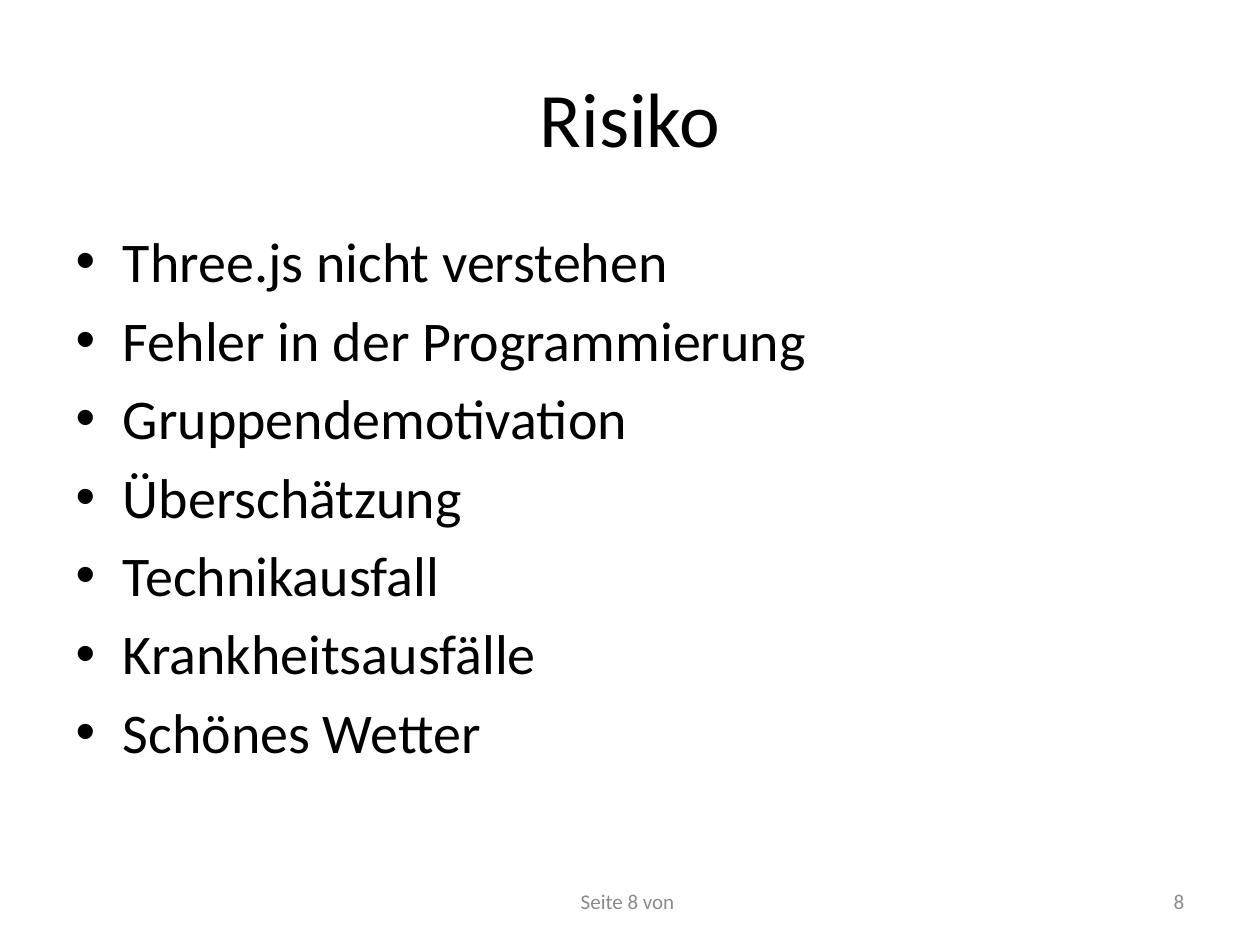
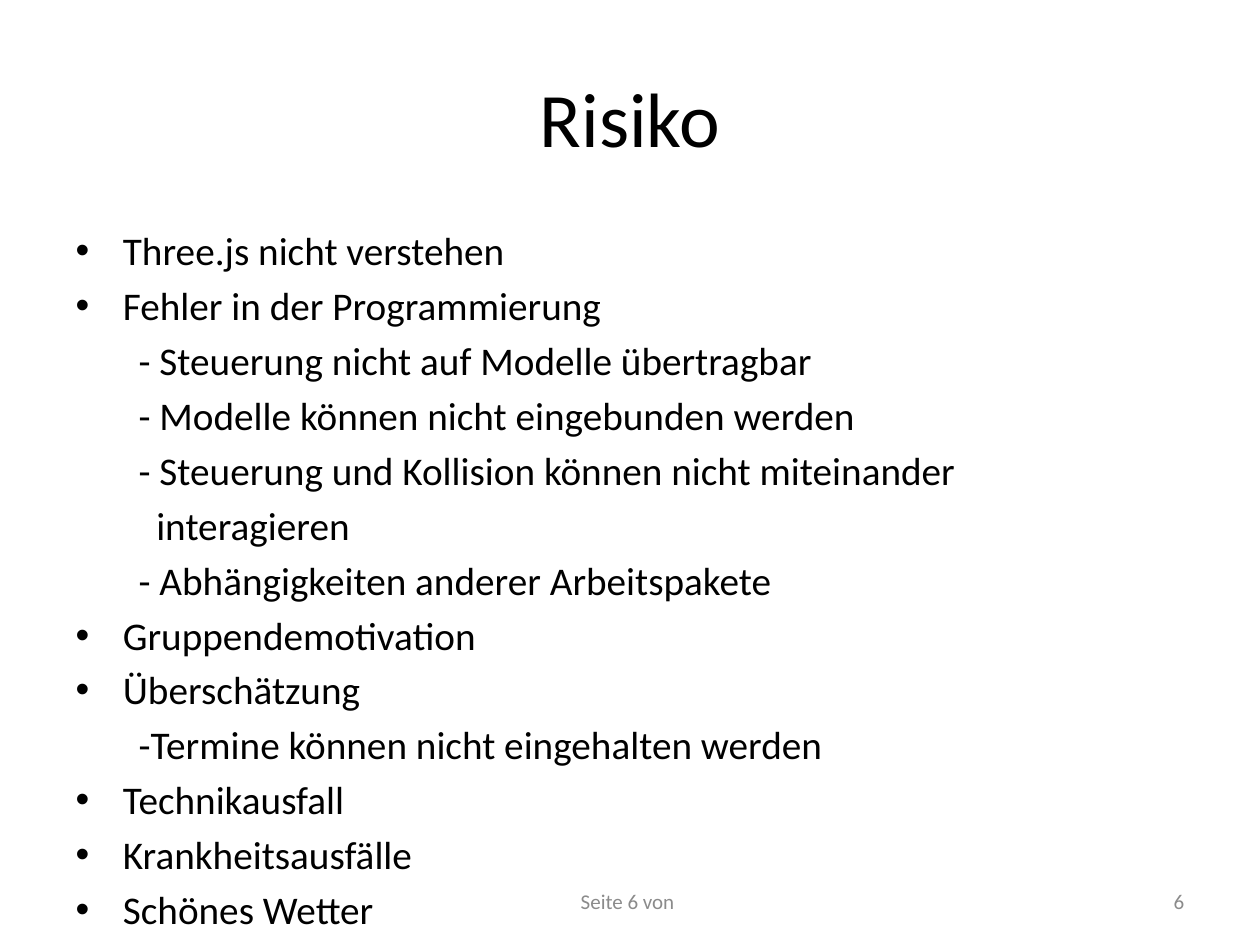
Before and after one commit to RamoramaInteractive/GDV-Projekt, a slide deck: slide 6 of Planungspraesentation-Mitte Juni/Planungspräsentation V. 1.pptx (slide 8 before the commit). Drawn at 1260x945 pixels with LibreOffice and Linux fonts; fonts in the diff are those of the drawing. Boxes give left, top, right and bottom in pixels: in the first picture for what was removed or moved away, otherwise in the second. Text is boxed around its words. In the diff, an @@ line names an element or a change of style, - is before the commit and + after.

```diff
--- a/Planungspraesentation-Mitte Juni/Planungspräsentation V. 1.pptx
+++ b/Planungspraesentation-Mitte Juni/Planungspräsentation V. 1.pptx
@@ text at (x1=123, y1=237, x2=600, y2=815): size 32 to 22.4 pt in "Three.js nicht verstehen", "Fehler in der Programmierung", "Gruppendemotivation", "Überschätzung" and 3 more places; less space between paragraphs @@
@@ text at (x1=156, y1=347, x2=955, y2=602): paragraphs added @@
+- Steuerung nicht auf Modelle übertragbar
+- Modelle können nicht eingebunden werden
+- Steuerung und Kollision können nicht miteinander
+interagieren
+- Abhängigkeiten anderer Arbeitspakete
@@ text at (x1=139, y1=731, x2=822, y2=766): paragraph added @@
+-Termine können nicht eingehalten werden
@@ page number at (x1=581, y1=895, x2=674, y2=909): text changed @@
-Seite 8 von
+Seite 6 von
@@ page number at (x1=1174, y1=895, x2=1185, y2=909): text changed @@
-8
+6
```
Also in this commit, not shown: 2 other slides changed, 1 slide added, 3 slides removed.
